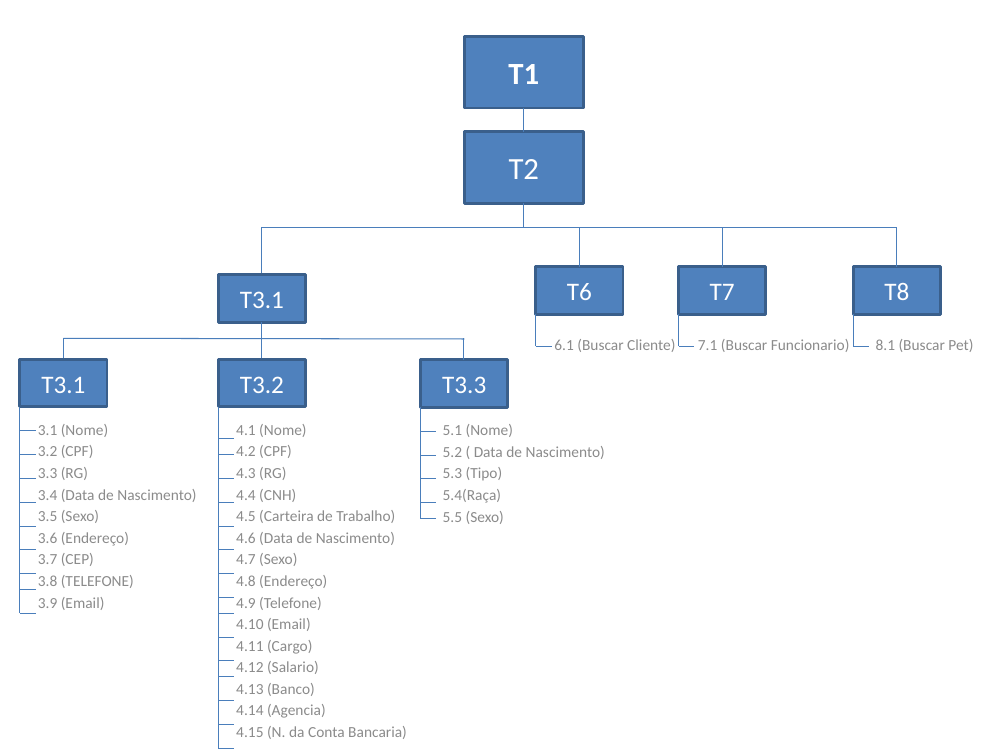
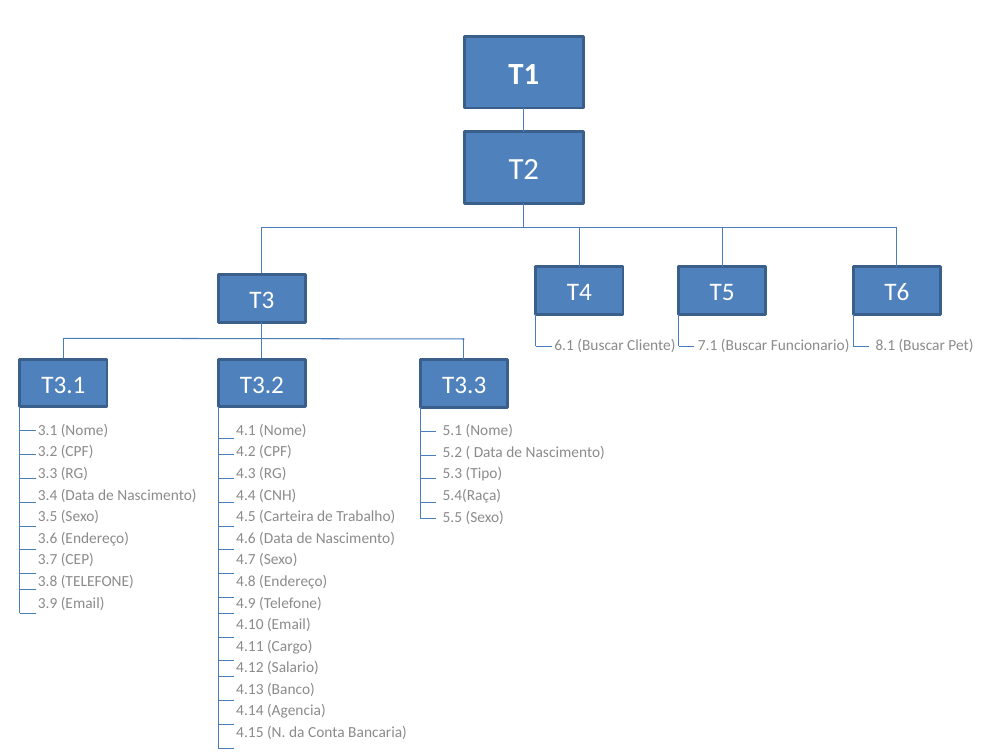
Before and after one commit to AlanPatrickDosSantosAraujo/PI, a slide deck: slide 1 of docs/mapeamento de tela.pptx. Drawn at 1008x756 pixels with LibreOffice and Linux fonts; fonts in the diff are those of the drawing. Boxes give left, top, right and bottom in pixels: in the first picture for what was removed or moved away, otherwise in the second. Text is boxed around its words. In the diff, an @@ line names an element or a change of style, - is before the commit and + after.

Commit message:
Fixed screen maps

```diff
--- a/docs/mapeamento de tela.pptx
+++ b/docs/mapeamento de tela.pptx
@@ text in rectangle at (249, 291, 274, 308): text changed @@
-T3.1
+T3
@@ text in rectangle at (567, 284, 592, 300): text changed @@
-T6
+T4
@@ text in rectangle at (710, 284, 735, 300): text changed @@
-T7
+T5
@@ text in rectangle at (884, 283, 909, 300): text changed @@
-T8
+T6
```
